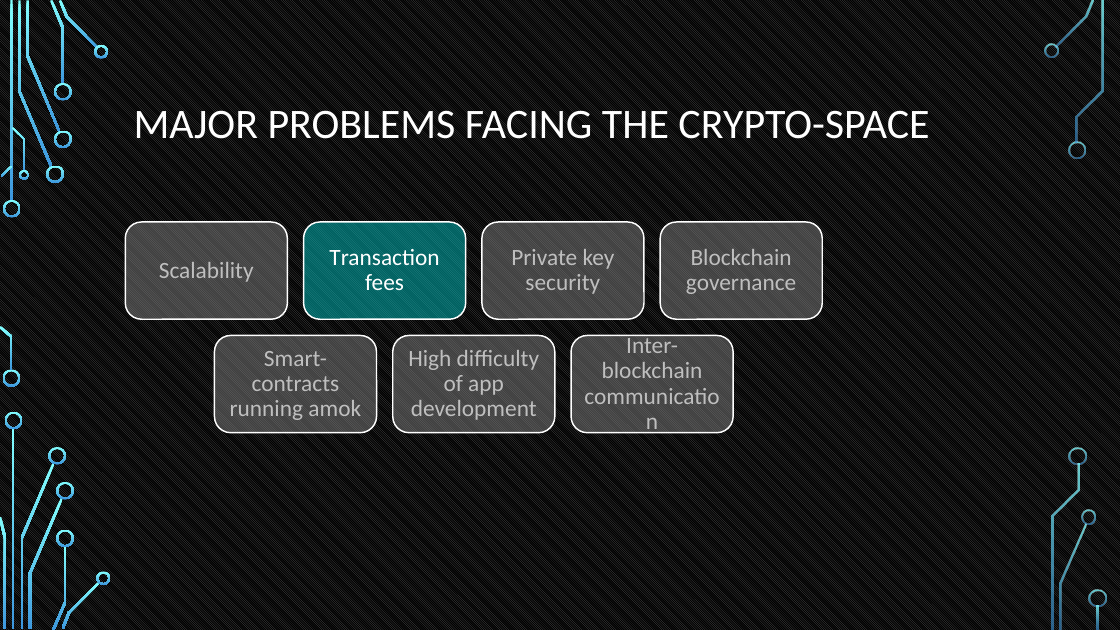
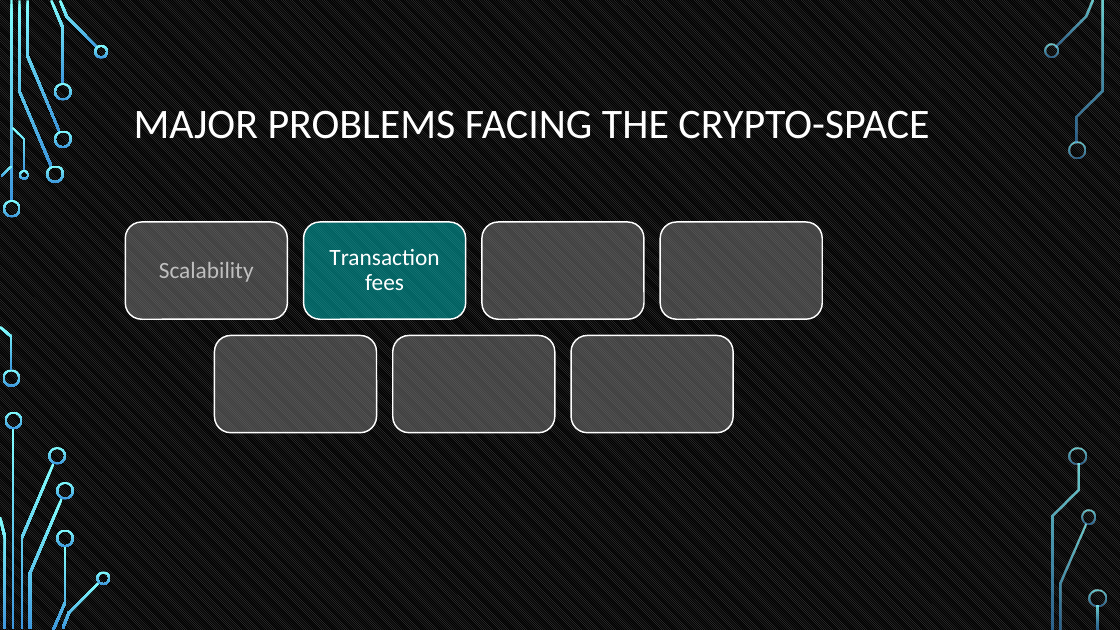
Before and after one commit to tokenika/tokenika.github.io, a slide deck: slide 16 of WarsawBlock(3).pptx (slide 15 before the commit). Drawn at 1120x630 pixels with LibreOffice and Linux fonts; fonts in the diff are those of the drawing; background and template pictures are left out. Boxes give left, top, right and bottom in pixels: in the first picture for what was removed or moved away, otherwise in the second. Text is boxed around its words. In the diff, an @@ line names an element or a change of style, - is before the commit and + after.

```diff
--- a/WarsawBlock(3).pptx
+++ b/WarsawBlock(3).pptx
@@ group removed at bbox=[230, 249, 796, 420]: 5 texts @@
-Private key security
-Blockchain governance
-Smart-contracts running amok
-High difficulty of app development
-Inter-blockchain communication
```
Also in this commit, not shown: 21 other slides changed, 1 slide added, 4 other files.
